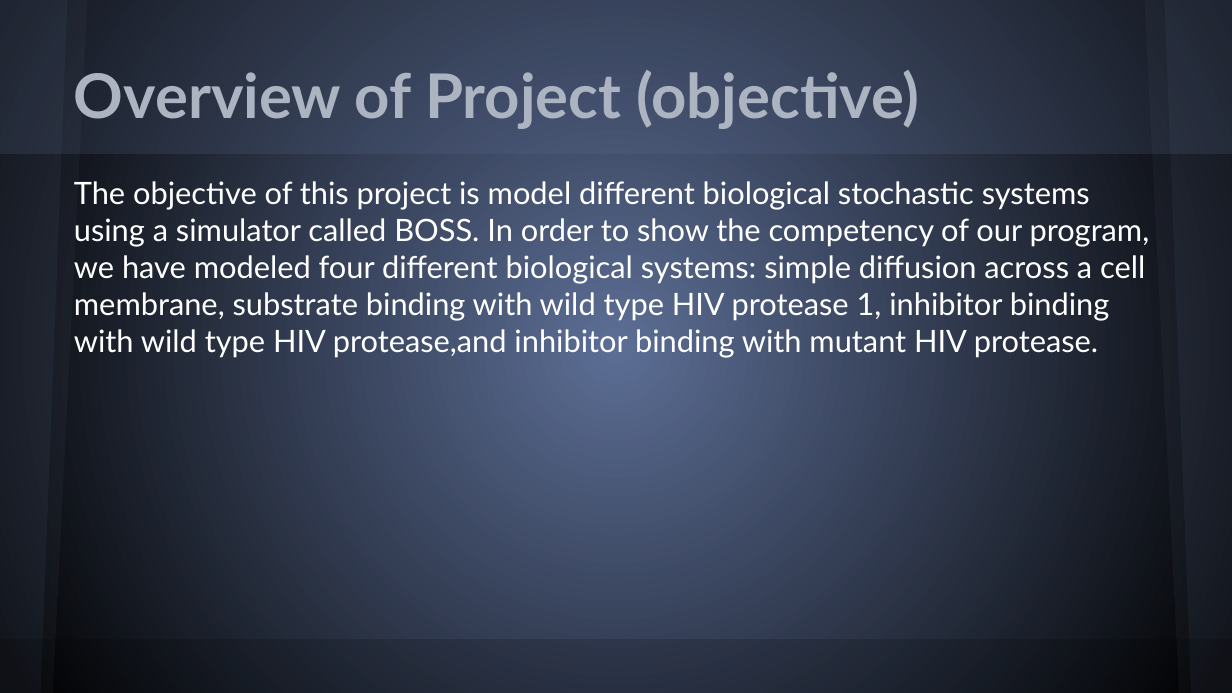
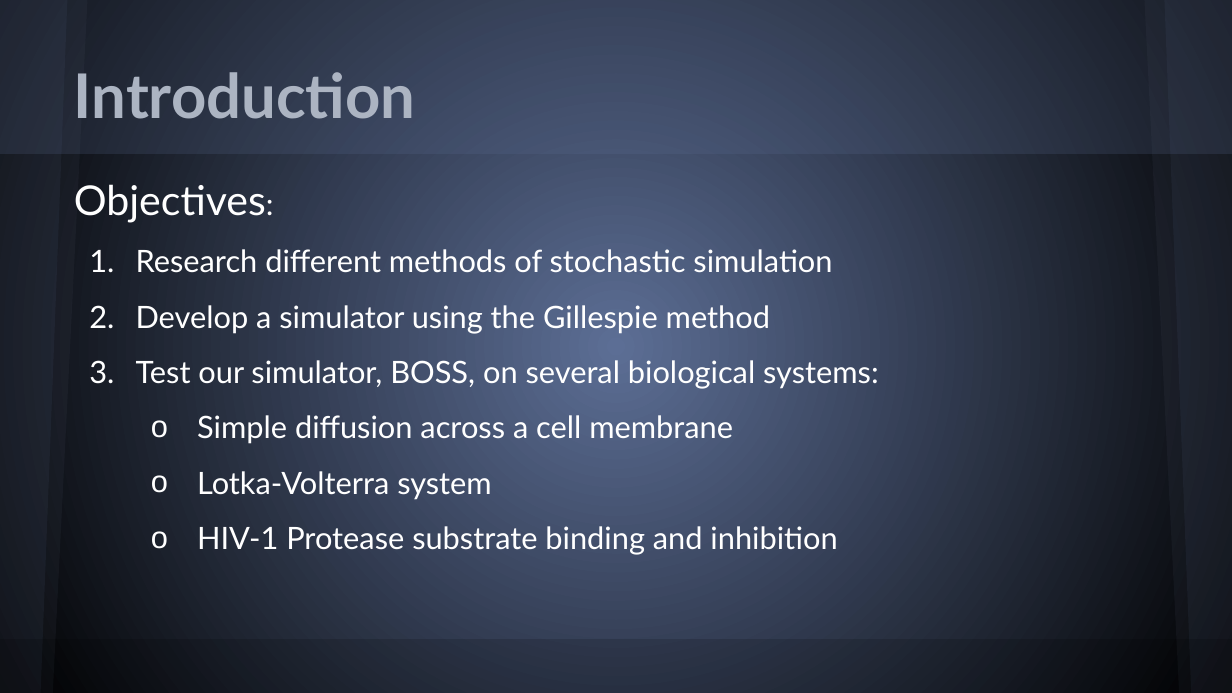
Before and after one commit to PGSSCompBio14/Stochastic-Simulator-Project, a slide deck: slide 2 of powerpoint/BOSSppt.pptx. Drawn at 1232x693 pixels with LibreOffice and Linux fonts; fonts in the diff are those of the drawing. Boxes give left, top, right and bottom in pixels: in the first picture for what was removed or moved away, otherwise in the second. Text is boxed around its words. In the diff, an @@ line names an element or a change of style, - is before the commit and + after.

```diff
--- a/powerpoint/BOSSppt.pptx
+++ b/powerpoint/BOSSppt.pptx
@@ title at (74, 72, 416, 119): text changed @@
-Overview of Project (objective)
+Introduction
@@ text at (74, 184, 879, 555): text changed @@
-The objective of this project is model different biological stochastic systems using a simulator called BOSS. In order to show the competency of our program, we have modeled four different biological systems: simple diffusion across a cell membrane, substrate binding with wild type HIV protease 1, inhibitor binding with wild type HIV protease,and inhibitor binding with mutant HIV protease.
+Objectives:
+1. Research different methods of stochastic simulation
+2. Develop a simulator using the Gillespie method
+3. Test our simulator, BOSS, on several biological systems:
+  o Simple diffusion across a cell membrane
+  o Lotka-Volterra system
+  o HIV-1 Protease substrate binding and inhibition
```
Also in this commit, not shown: 6 other slides changed, 16 slides added, 7 slides removed.
